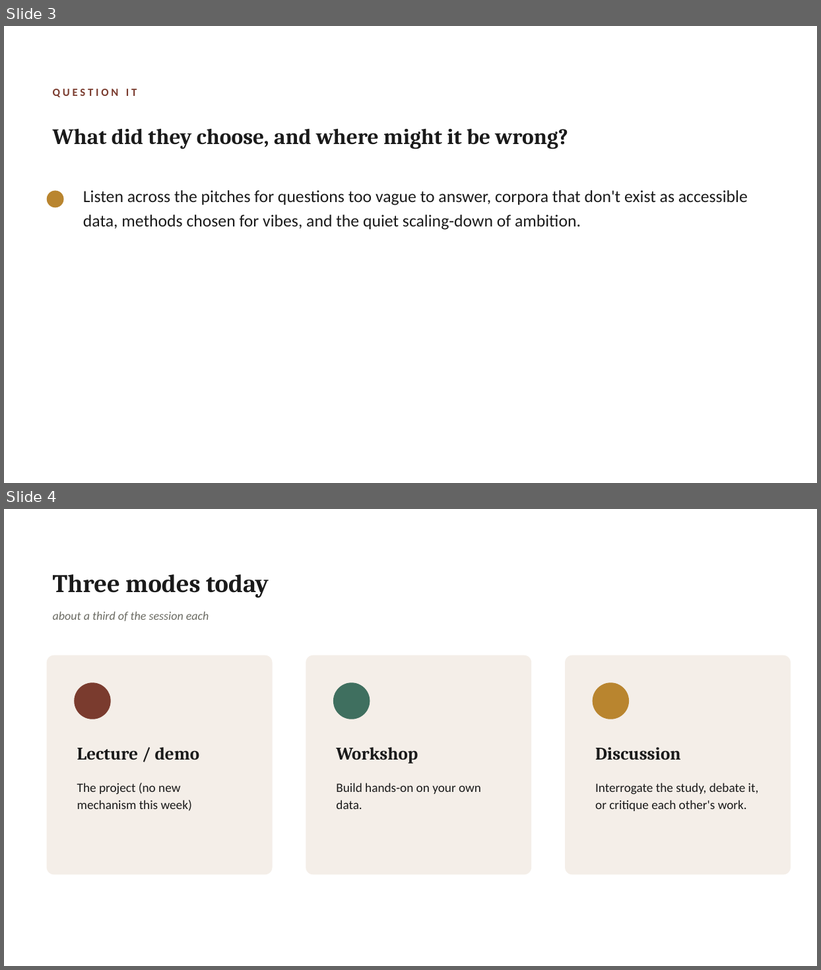
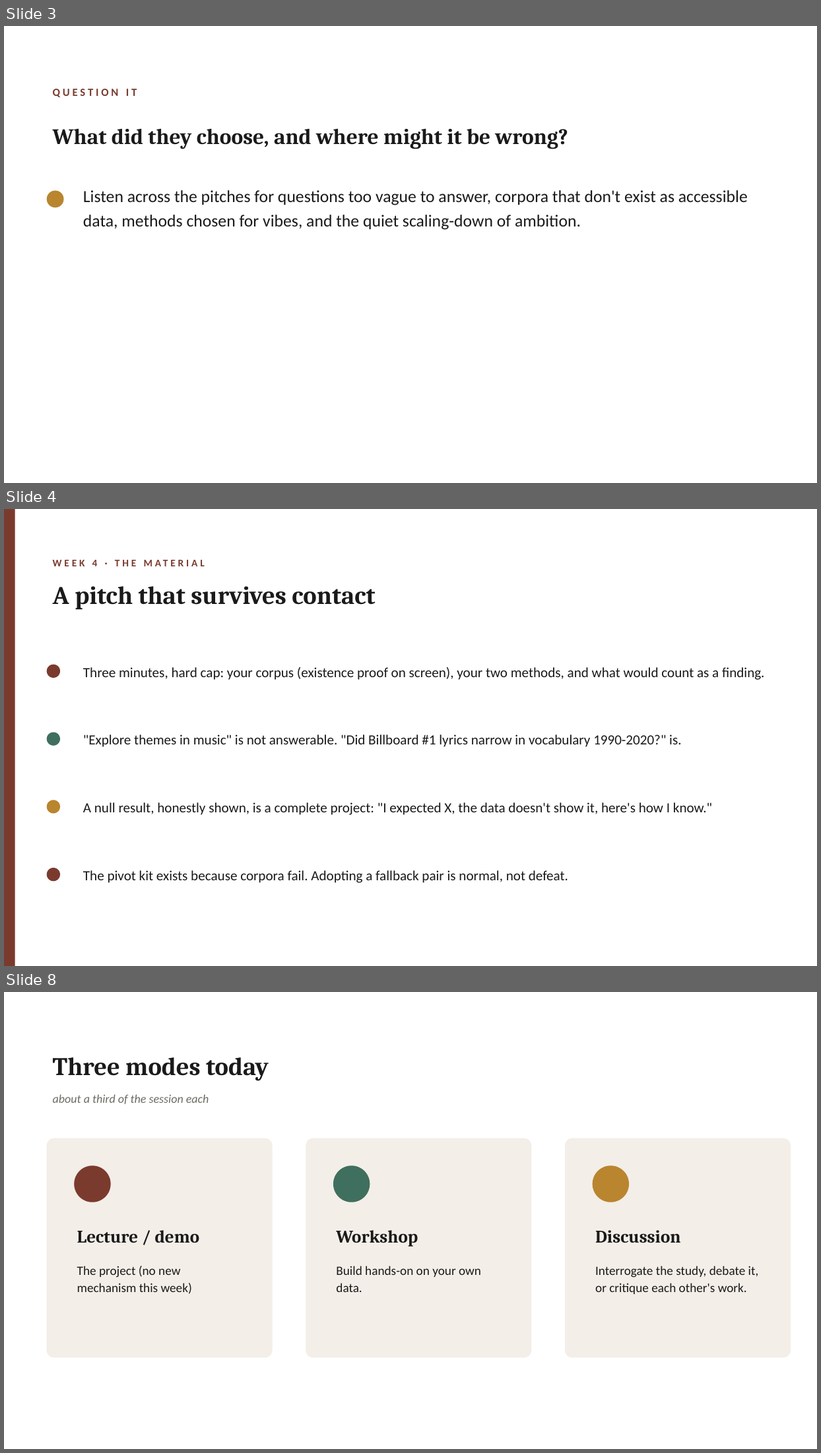
Before and after one commit to lucianli123/culture-as-data-2026, a slide deck: slides/pptx/week-04.pptx. Shown one above the other, each under a label of ours: slides 3 and 4 before the commit, slides 3, 4 and 8 after it; the slides between them are not shown. The pictures are 821x970 and 821x1453 pixels, drawn with LibreOffice and Linux fonts; fonts in the diff are those of the drawing. Boxes give left, top, right and bottom in pixels: in the first picture for what was removed or moved away, otherwise in the second. Text is boxed around its words. In the diff, an @@ line names an element or a change of style, - is before the commit and + after.

```diff
--- a/slides/pptx/week-04.pptx
+++ b/slides/pptx/week-04.pptx
@@ slide 4 added at (4, 509, 817, 966), background #FFFFFF @@
@@ rectangle added at (4, 509, 15, 966), fill #7A3B2E @@
@@ text added at (92, 560, 477, 813), 12 pt, text #7A3B2E, bold @@
+WEEK 4 · THE MATERIAL
@@ text added at (53, 586, 375, 609), 30 pt, text #1A1A1A, bold @@
+A pitch that survives contact
@@ ellipse added at (47, 665, 60, 678), fill #7A3B2E @@
@@ text added at (83, 667, 764, 680), 16.5 pt, text #1A1A1A @@
+Three minutes, hard cap: your corpus (existence proof on screen), your two methods, and what would count as a finding.
@@ ellipse added at (47, 732, 60, 746), fill #3F6F5F @@
@@ text added at (83, 735, 681, 747), 16.5 pt, text #1A1A1A @@
+"Explore themes in music" is not answerable. "Did Billboard #1 lyrics narrow in vocabulary 1990-2020?" is.
@@ ellipse added at (47, 801, 60, 814), fill #B9852F @@
@@ text added at (83, 803, 712, 815), 16.5 pt, text #1A1A1A @@
+A null result, honestly shown, is a complete project: "I expected X, the data doesn't show it, here's how I know."
@@ ellipse added at (47, 868, 60, 882), fill #7A3B2E @@
@@ text added at (83, 871, 568, 883), 16.5 pt, text #1A1A1A @@
+The pivot kit exists because corpora fail. Adopting a fallback pair is normal, not defeat.
@@ what was slide 4 is now slide 8 @@
```
Also in this commit, not shown: 3 other slides added, 39 other files.
